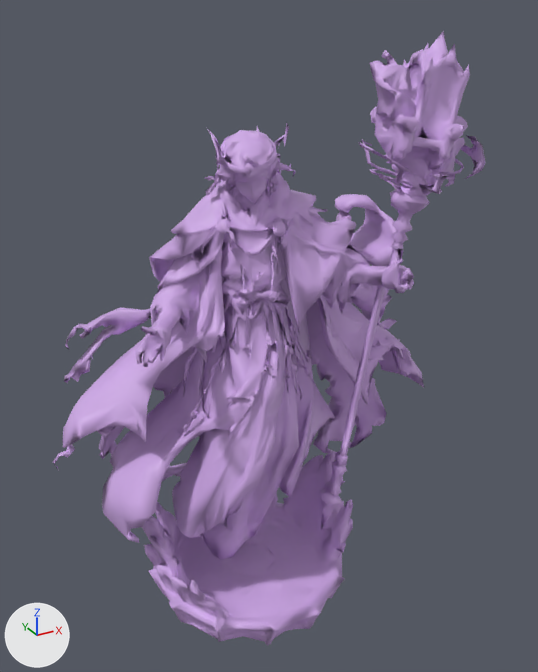
Two versions of the glTF model assets/images/battle/glb/companions/requiem-warden.glb, one commit apart.
Rendered twice from a 50 mm camera at (-1.09, -2.03, 1.96) aimed at (0.02, -0.01, 0.95). Arrows for +X, +Y and +Z are at lower left; the lights stay in place. The picture after the commit comes second.

Objects in the first picture: 'requiem-warden_body'.
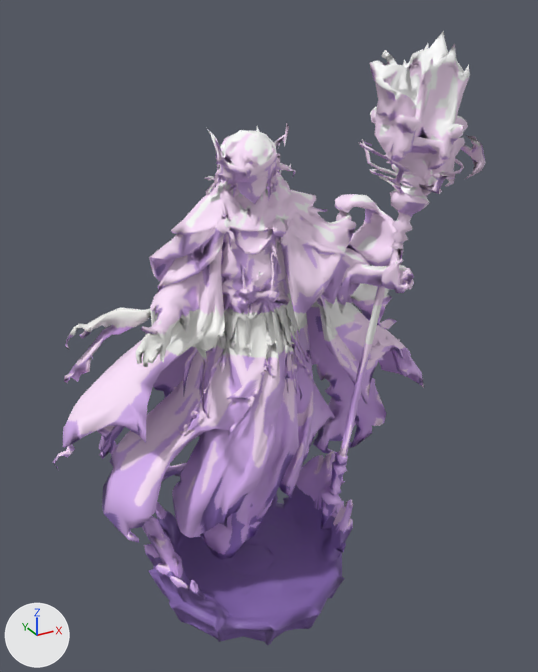
Where the change shows, as pixel boxes [x1, y1, x2, y2] in the pictures (538 x 672 px):
```json
{"object": "requiem-warden_body", "change": "recoloured", "before": [53, 30, 486, 645], "after": [53, 30, 486, 645]}
```

Scene script edits in JSON lines:
```json
{"op": "add", "block": "img_requiem_warden_cartoon_albedo_v01", "code": ["img_requiem_warden_cartoon_albedo_v01 = load_image('requiem-warden-cartoon-albedo-v01', '_unpacked/requiem-warden-cartoon-albedo-v01', 1024, 1024, 'sRGB')"]}
{"op": "add", "block": "mat_requiem_warden_toon_albedo", "code": ["mat_requiem_warden_toon_albedo = bpy.data.materials.new('requiem-warden_toon_albedo')", "# uses the picture img_abyssal_toon_normal_v01", "# uses the picture img_requiem_warden_cartoon_albedo_v01"]}
{"block": "me_model", "where": "me_model.from_pydata(...)  # 7866 vertices, 15469 faces; spans x -0.69..0.69, y -0.44..0.44, z 0.0..1.9"}
{"op": "remove", "block": "me_model", "code": "me_model.materials.append(mat_requiem_warden)"}
{"op": "add", "block": "me_model", "code": "me_model.materials.append(mat_requiem_warden_toon_albedo)"}
```
